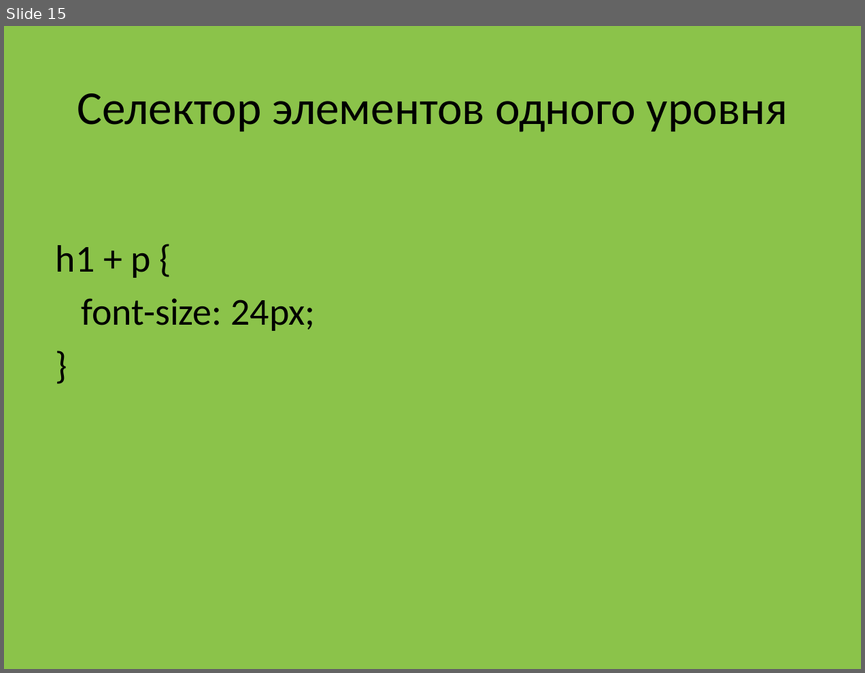
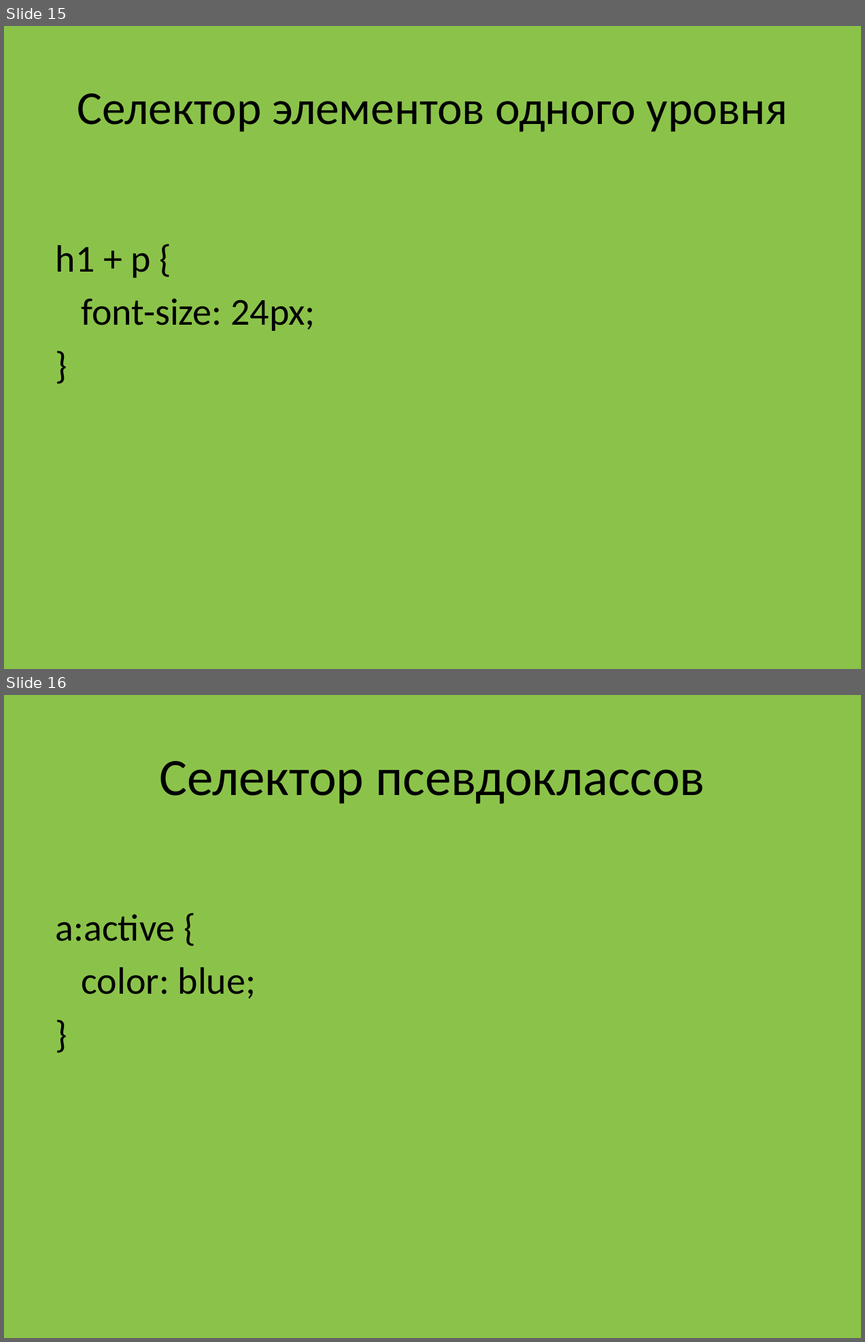
Before and after one commit to fedyashev/course-frontend-group-2, a slide deck: 00-presentation/Frontend 102.pptx. Shown one above the other, each under a label of ours: slide 15 before the commit, slides 15 and 16 after it. The pictures are 865x673 and 865x1342 pixels, drawn with LibreOffice and Linux fonts; fonts in the diff are those of the drawing. Boxes give left, top, right and bottom in pixels: in the first picture for what was removed or moved away, otherwise in the second. Text is boxed around its words. In the diff, an @@ line names an element or a change of style, - is before the commit and + after.

```diff
--- a/00-presentation/Frontend 102.pptx
+++ b/00-presentation/Frontend 102.pptx
@@ slide 16 added at (4, 695, 861, 1338), background #8BC34A @@
@@ title added at (159, 761, 705, 804), 44 pt, text #000000 @@
+Селектор псевдоклассов
@@ text added at (56, 914, 256, 998), 32 pt, text #000000 @@
+a:active {
+color: blue;
+}
```
Also in this commit, not shown: 7 other slides added.
